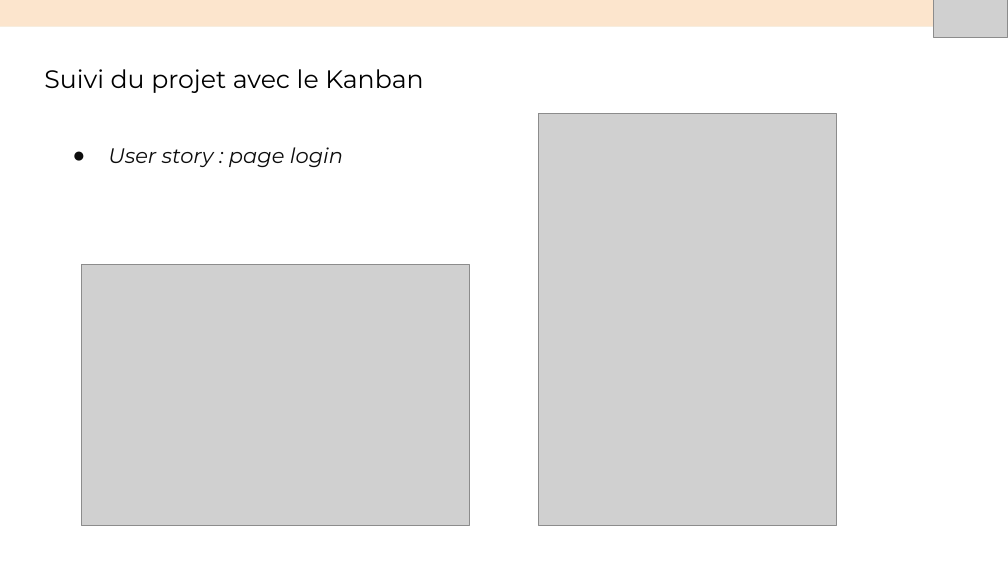
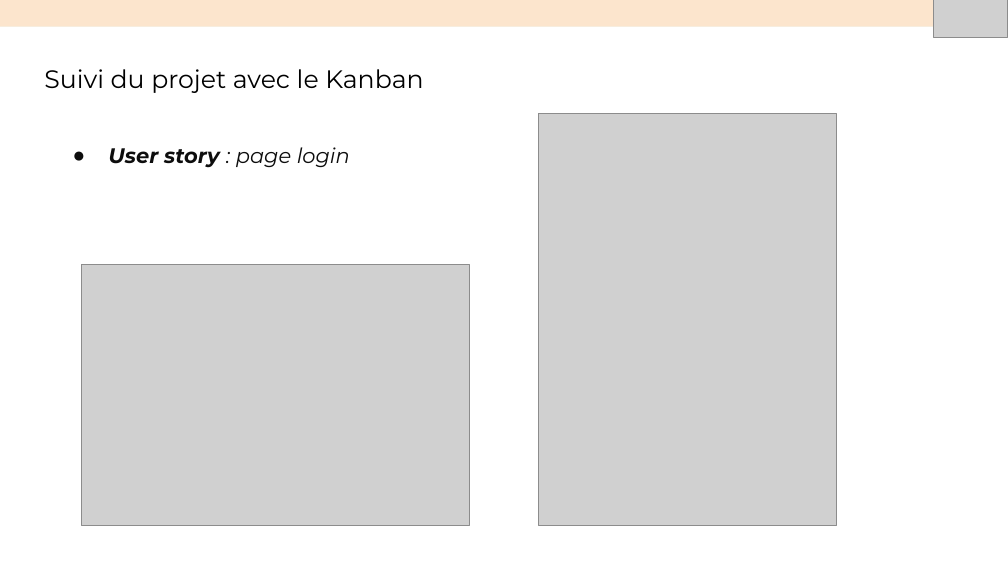
Before and after one commit to sunny-biard/MenuMaker, a slide deck: slide 12 of BIARD_Sunny_4_presentation_052024.pptx. Drawn at 1008x567 pixels with LibreOffice and Linux fonts; fonts in the diff are those of the drawing; grey boxes stand for pictures. Boxes give left, top, right and bottom in pixels: in the first picture for what was removed or moved away, otherwise in the second. Text is boxed around its words. In the diff, an @@ line names an element or a change of style, - is before the commit and + after.

```diff
--- a/BIARD_Sunny_4_presentation_052024.pptx
+++ b/BIARD_Sunny_4_presentation_052024.pptx
@@ text "User story : page login" at [108, 147, 350, 168]: bold on in "User story" @@
```
Also in this commit, not shown: 7 other slides changed, 3 slides added, 5 other files.
